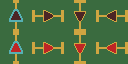
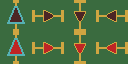
Layer changes from the first (128, 64) image to the second:
painted on "buffer_gate.png" over [7, 6, 25, 56]
